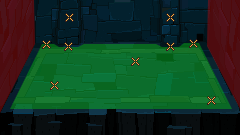
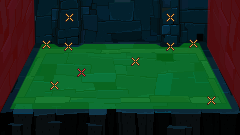
Layer changes from the first w=240, h=135 image to the second:
added layer "WreckingBall" in group "Placeholders" over <box>77,68,86,77</box>
